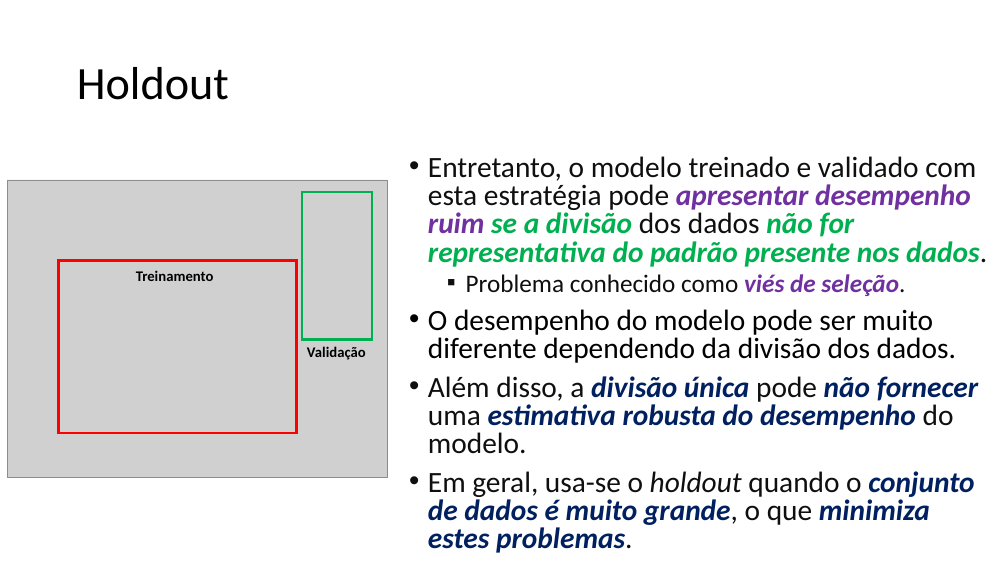
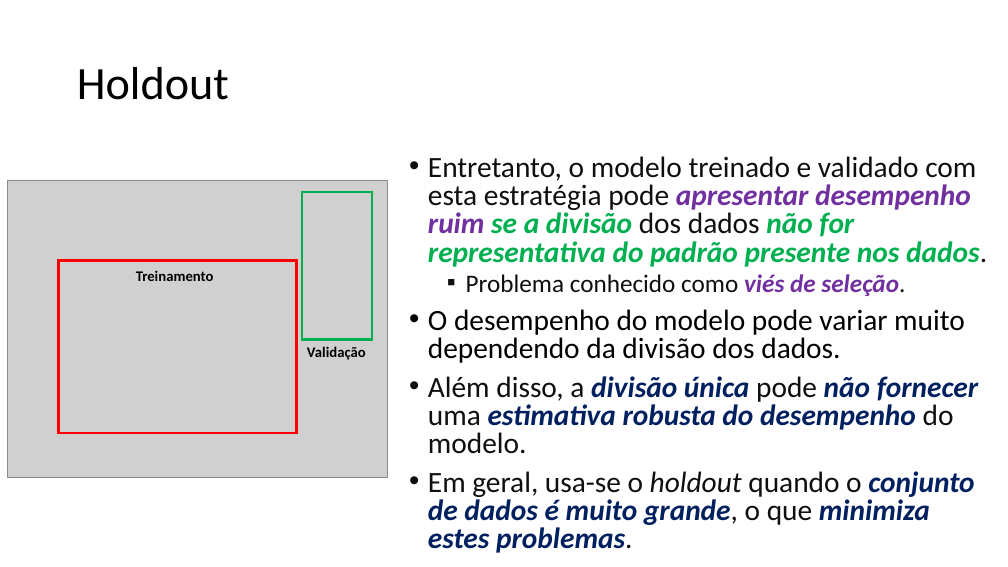
Before and after one commit to zz4fap/t319_aprendizado_de_maquina, a slide deck: slide 8 of slides/T319_Regressão_Linear (Parte V).pptx. Drawn at 1008x567 pixels with LibreOffice and Linux fonts; fonts in the diff are those of the drawing; grey boxes stand for pictures. Boxes give left, top, right and bottom in pixels: in the first picture for what was removed or moved away, otherwise in the second. Text is boxed around its words. In the diff, an @@ line names an element or a change of style, - is before the commit and + after.

```diff
--- a/slides/T319_Regressão_Linear (Parte V).pptx
+++ b/slides/T319_Regressão_Linear (Parte V).pptx
@@ text at [428, 309, 965, 363]: text changed @@
-• O desempenho do modelo pode ser muito diferente dependendo da divisão dos dados.
+• O desempenho do modelo pode variar muito dependendo da divisão dos dados.
```
Also in this commit, not shown: 1 other slide changed, 4 other files.
